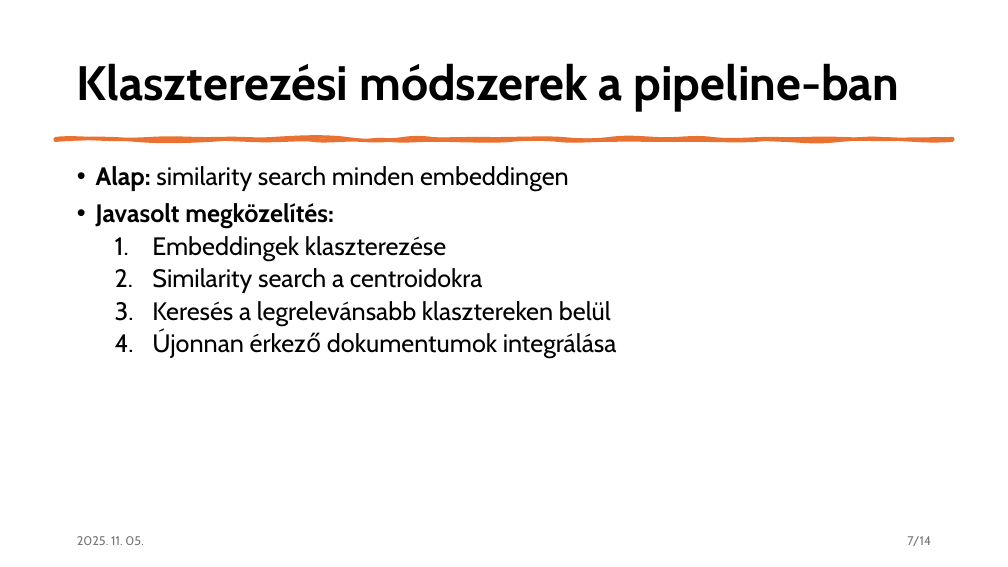
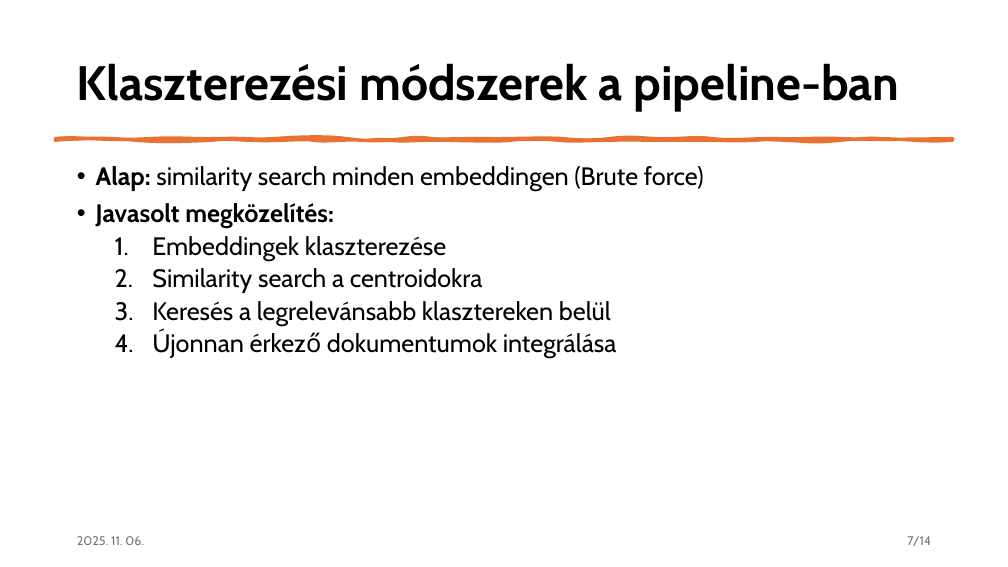
Before and after one commit to czotterbenedek/rag-onlineclustering-optimization, a slide deck: slide 7 of tdk/tdk_v1.pptx. Drawn at 1008x567 pixels with LibreOffice and Linux fonts; fonts in the diff are those of the drawing. Boxes give left, top, right and bottom in pixels: in the first picture for what was removed or moved away, otherwise in the second. Text is boxed around its words. In the diff, an @@ line names an element or a change of style, - is before the commit and + after.

```diff
--- a/tdk/tdk_v1.pptx
+++ b/tdk/tdk_v1.pptx
@@ text at [96,166,704,191]: text changed @@
-• Alap: similarity search minden embeddingen
+• Alap: similarity search minden embeddingen (Brute force)
@@ text at [77,536,144,545]: text changed @@
-2025. 11. 05.
+2025. 11. 06.
```
Also in this commit, not shown: 14 other slides changed, 5 slides added, 2 other files.
